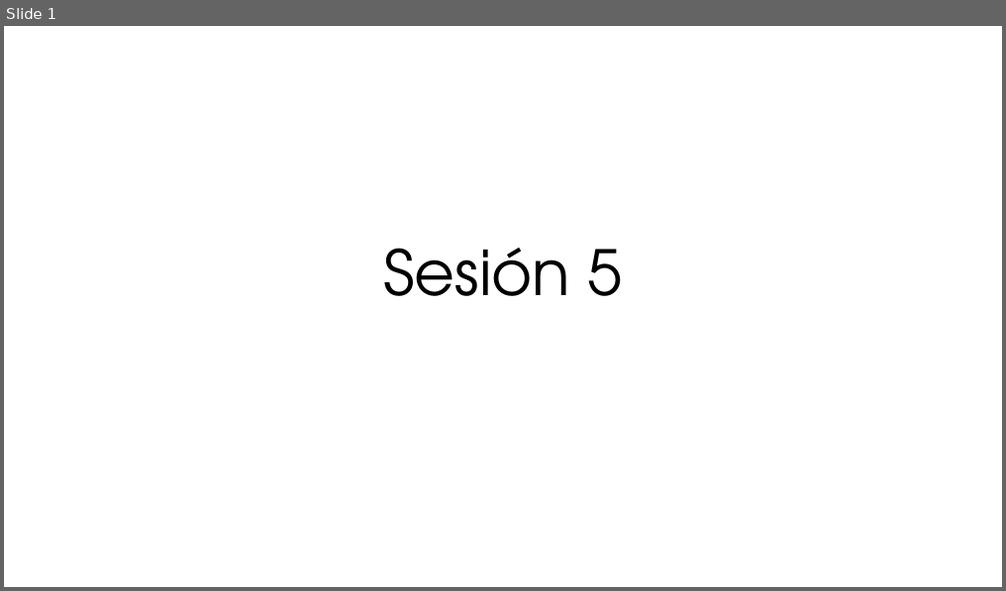
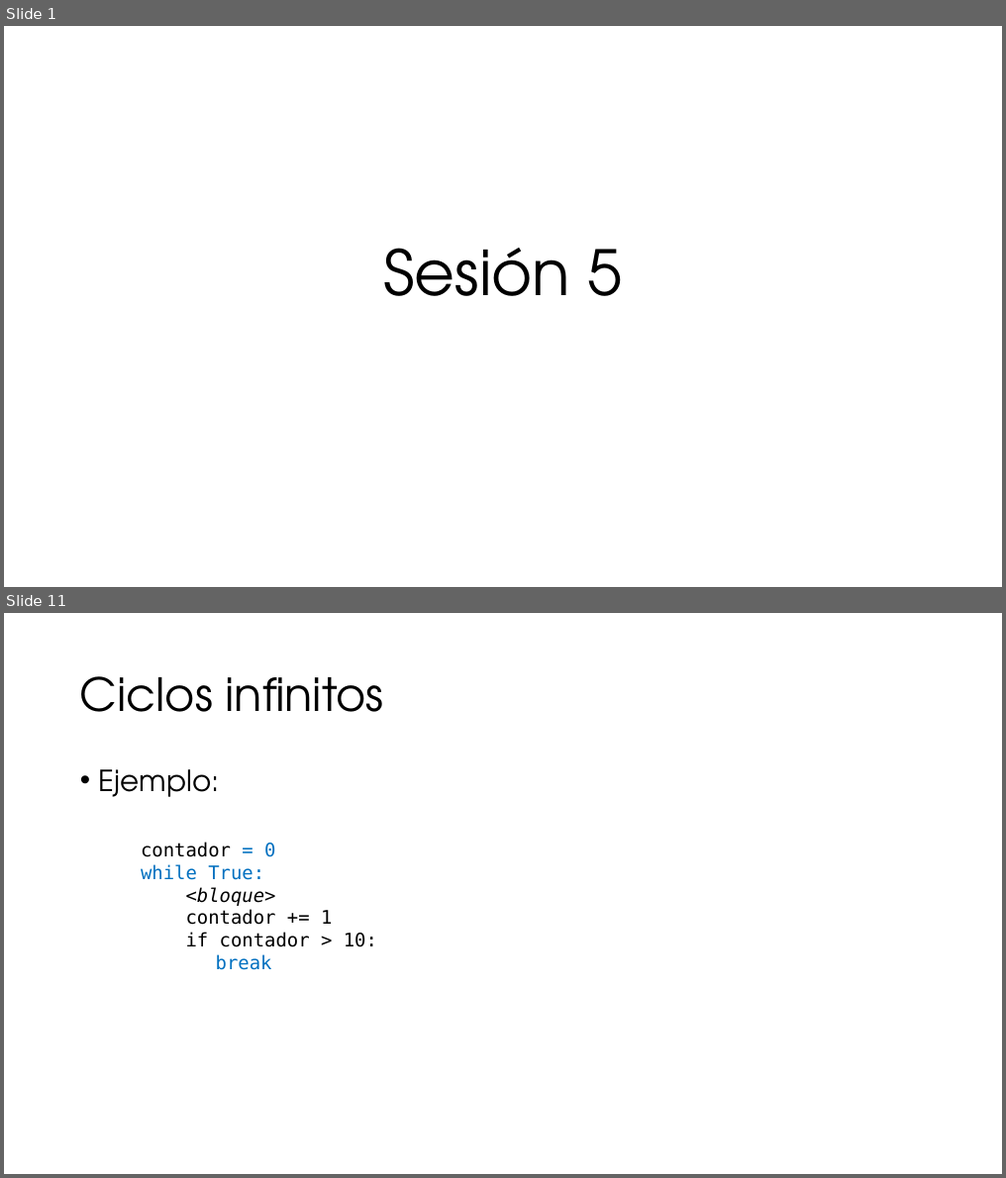
Before and after one commit to ccaballeroh/IntroPython, a slide deck: slides/Programación con Python05.pptx. Shown one above the other, each under a label of ours: slide 1 before the commit, slides 1 and 11 after it; the slides between them are not shown. The pictures are 1006x591 and 1006x1178 pixels, drawn with LibreOffice and Linux fonts; fonts in the diff are those of the drawing. Boxes give left, top, right and bottom in pixels: in the first picture for what was removed or moved away, otherwise in the second. Text is boxed around its words. In the diff, an @@ line names an element or a change of style, - is before the commit and + after.

```diff
--- a/slides/Programación con Python05.pptx
+++ b/slides/Programación con Python05.pptx
@@ slide 11 added at [4,613,1002,1174], background #FFFFFF @@
@@ title added at [80,676,384,712], 44 pt, text #000000 @@
+Ciclos infinitos
@@ text added at [99,769,220,797], 28 pt, text #000000 @@
+• Ejemplo:
@@ text added at [141,842,377,970], 18 pt, text #000000 @@
+contador = 0
+while True:
+<bloque>
+contador += 1
+if contador > 10:
+break
```
Also in this commit, not shown: 1 slide changed, 11 other slides added, 1 slide removed.
